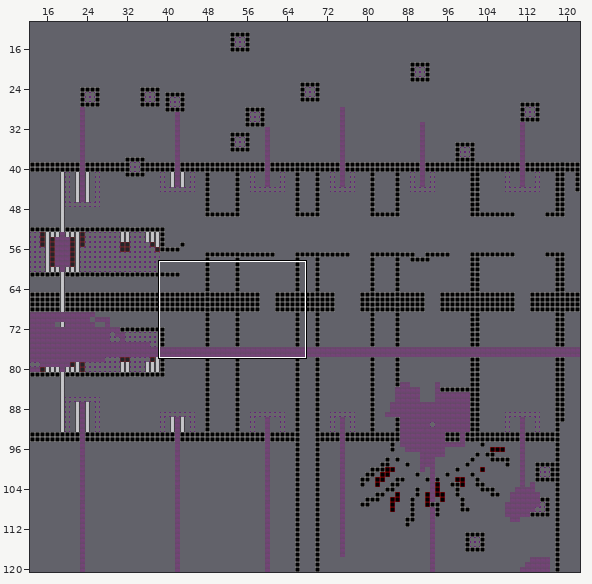
An edit to a level. Tiled map, core/assets/level2.tmx. Above: a wide view before the commit, with the close-up outlined.
Close-up. As it was:
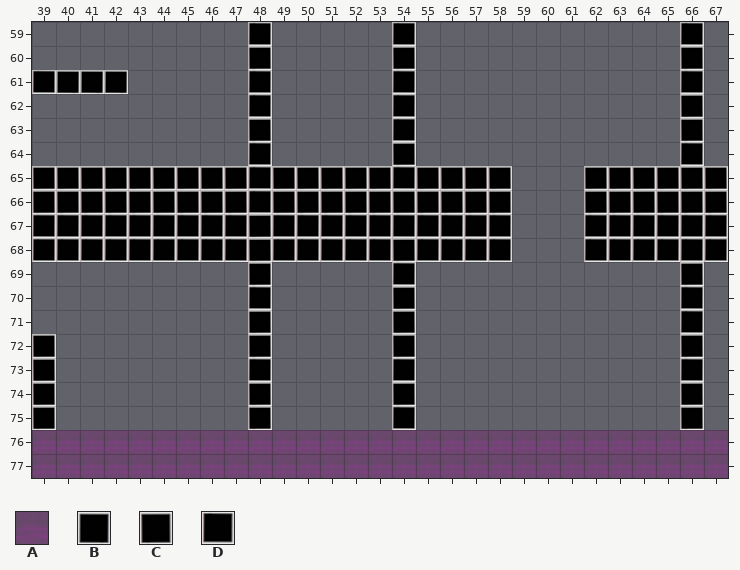
Cells are 32x32 px. Shown: x 39..67, y 59..77. The commit also changed other parts of the map, which this record leaves out.
Key: from "cubes": A 0, B 2, C 2 flipped left-right, D 2 turned 180.
_ is an empty cell, # one hidden under a higher layer.
Layers that did not change in this view are not listed.
Layer "MEME" before, first column x 39:
59 _________#_____#___________#_
60 _________#_____#___________#_
61 ####_____#_____#___________#_
62 _________#_____#___________#_
63 _________#_____#___________#_
64 _________#_____#___________#_
65 ####################___######
66 ####################___######
67 ####################___######
68 ####################___######
69 _________#_____#___________#_
70 _________#_____#___________#_
71 _________#_____#___________#_
72 #________#_____#___________#_
73 #________#_____#___________#_
74 #________#_____#___________#_
75 #________#_____#___________#_
76 AAAAAAAAAAAAAAAAAAAAAAAAAAAAA
77 AAAAAAAAAAAAAAAAAAAAAAAAAAAAA
Layer "object" before, first column x 39:
59 _________D_____D___________D_
60 _________C_____C___________C_
61 DBBB_____D_____D___________D_
62 _________D_____D___________C_
63 _________C_____D___________C_
64 _________D_____C___________D_
65 CCCCCCCCCDCCCCCDCCCC___CCCCCC
66 CCCCCCCCCDCCCCCCCCCC___CCCCCC
67 DDDDDDDDDCDDDDDDDDDD___DDDDDD
68 DDDDDDDDDCDDDDDCDDDD___DDDDDD
69 _________C_____D___________C_
70 _________D_____C___________D_
71 _________C_____C___________D_
72 C________C_____C___________C_
73 C________D_____D___________D_
74 C________C_____C___________C_
75 C________C_____D___________C_
76 _____________________________
77 _____________________________
New version:
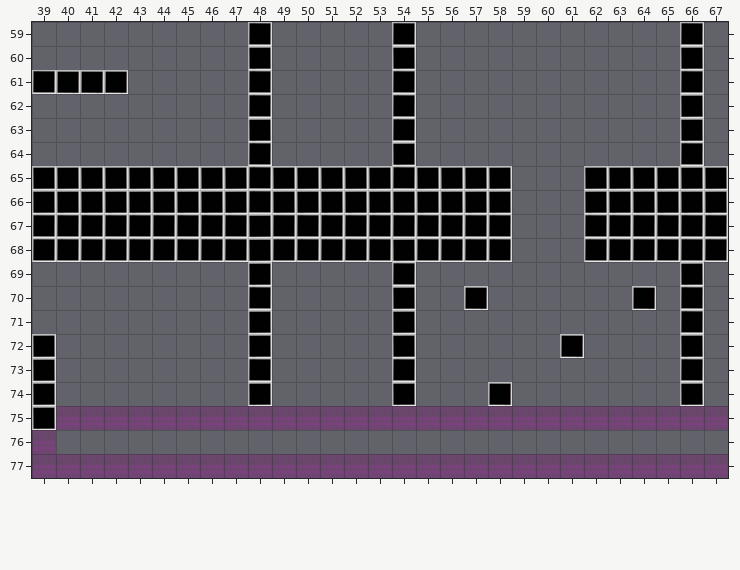
See-through tiles are keyed as they look on the map.
Change:
Layer "MEME":
There is now tile A in row 75 at x 48, 54 and 66.
There is now tile A in row 75 at x 40 to 47, 49 to 53, 55 to 65 and 67.
The edit erases tile A in row 76 at x 40 to 67.
Layer "object":
There is now tile B in row 70 at x 57 and 64; in row 72 at x 61; in row 74 at x 58.
The edit erases tile C in row 75 at x 48 and 66.
The edit erases tile D in row 75 at x 54.
Boxes around the changes in both close-ups, in picture pixels (x1, y1, x2, y2):
added: (464, 286, 488, 310)
added: (632, 286, 656, 310)
added: (560, 334, 584, 358)
changed: (56, 382, 728, 454)
